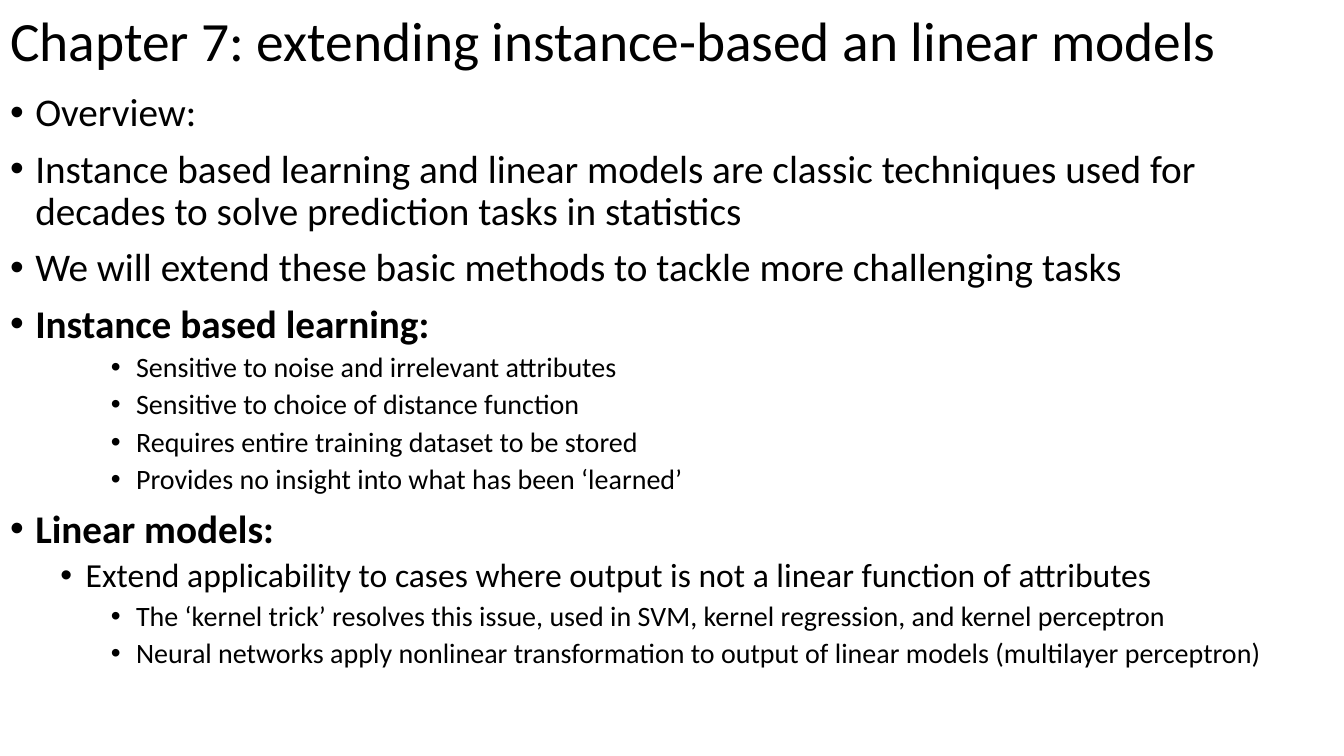
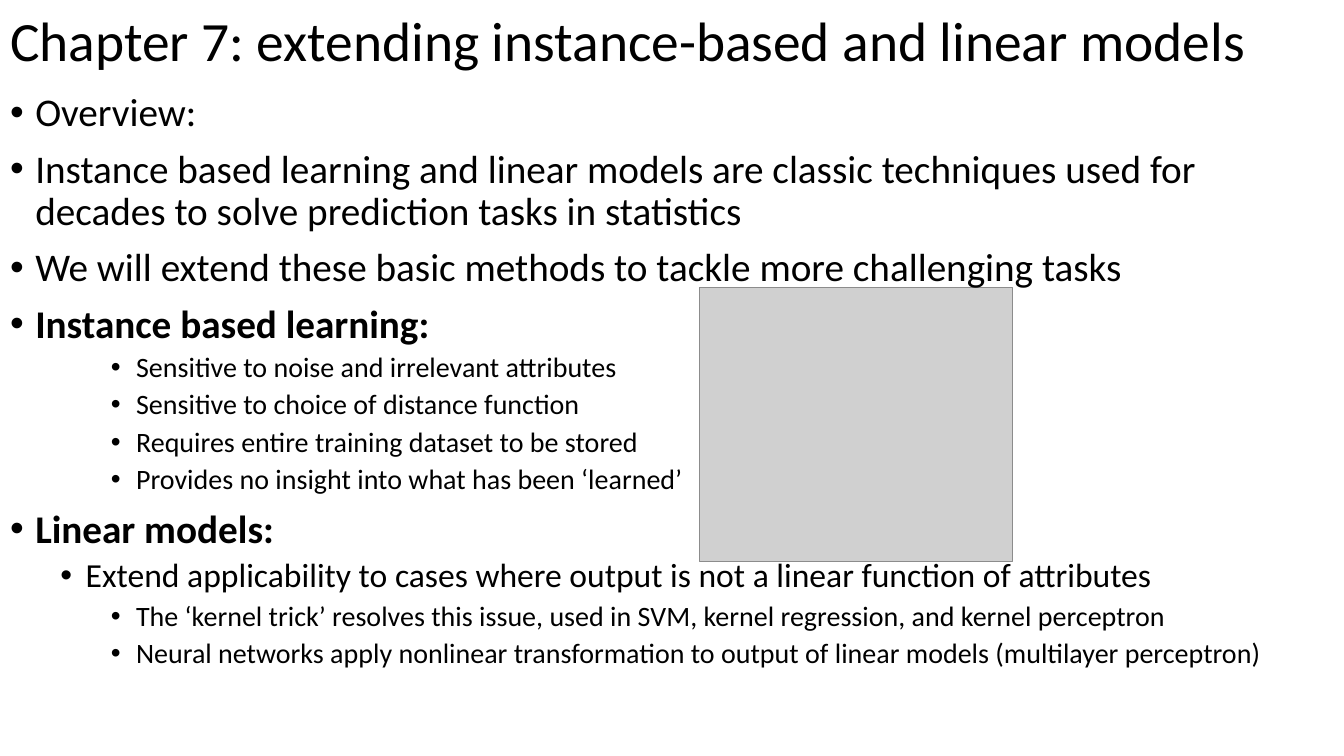
Before and after one commit to russellu/cs405, a slide deck: slide 2 of Lecture_18.pptx. Drawn at 1344x756 pixels with LibreOffice and Linux fonts; fonts in the diff are those of the drawing; grey boxes stand for pictures. Boxes give left, top, right and bottom in pixels: in the first picture for what was removed or moved away, otherwise in the second. Text is boxed around its words. In the diff, an @@ line names an element or a change of style, - is before the commit and + after.

```diff
--- a/Lecture_18.pptx
+++ b/Lecture_18.pptx
@@ title at (x1=10, y1=22, x2=1244, y2=71): text changed @@
-Chapter 7: extending instance-based an linear models
+Chapter 7: extending instance-based and linear models
@@ picture added at (x1=700, y1=287, x2=1013, y2=562) @@
```
Also in this commit, not shown: 5 other slides changed, 7 slides added, 1 slide removed.
